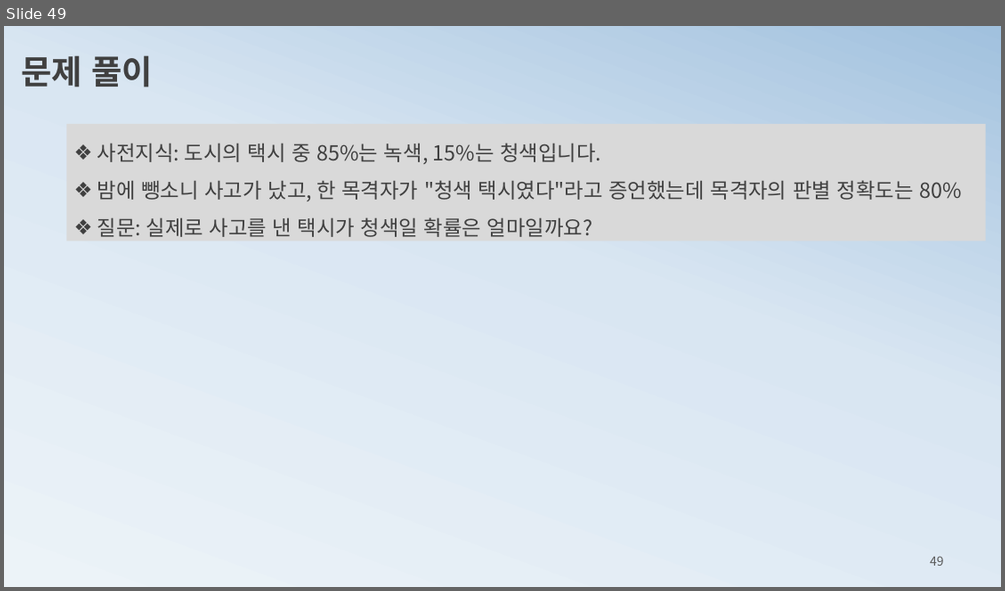
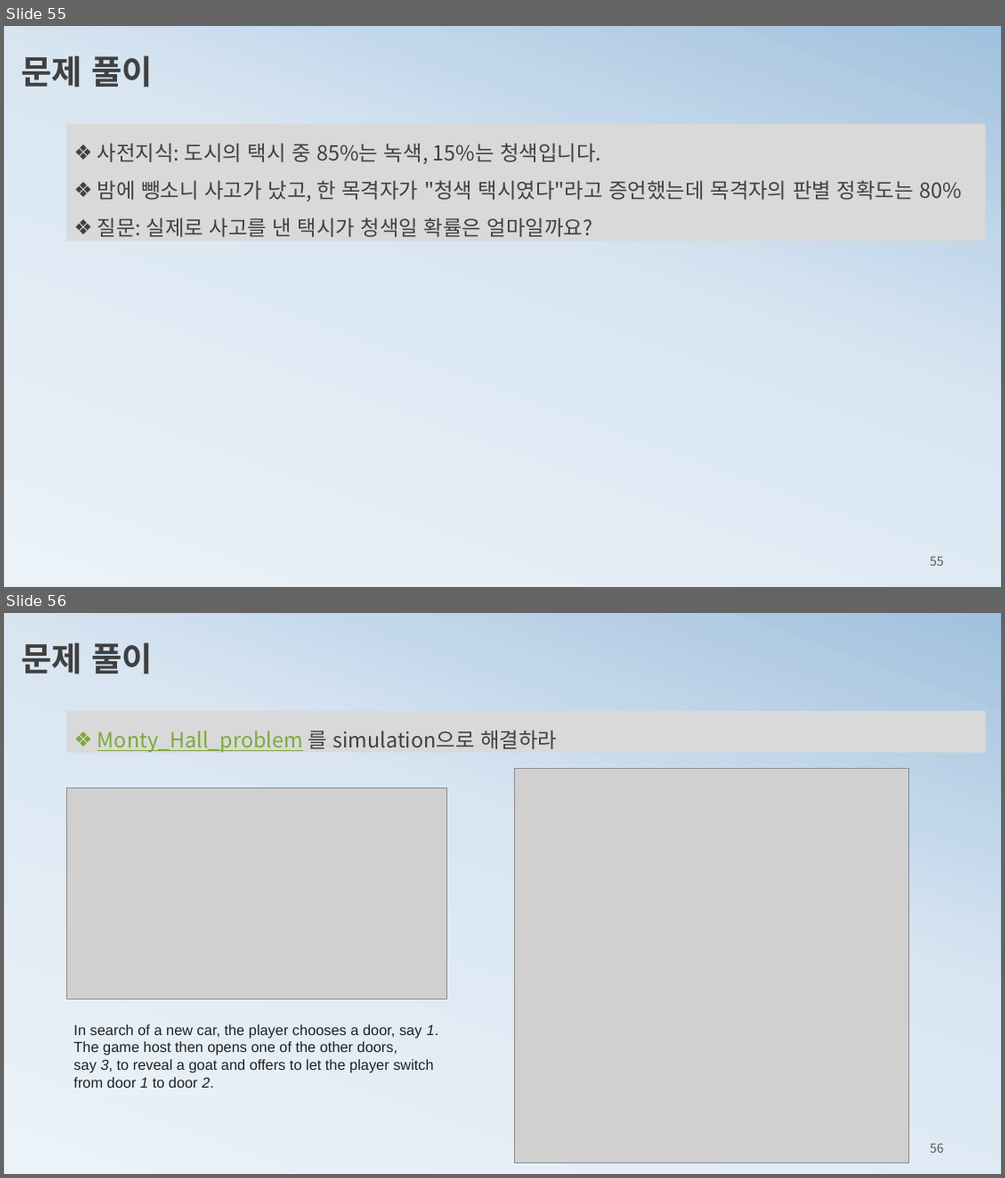
Before and after one commit to ancestor9/mathematics-for-machine-learning, a slide deck: 2_probability theory for machine learning.pptx. Shown one above the other, each under a label of ours: slide 49 before the commit, slides 55 and 56 after it. The pictures are 1005x591 and 1005x1178 pixels, drawn with LibreOffice and Linux fonts; fonts in the diff are those of the drawing; grey boxes stand for pictures. Boxes give left, top, right and bottom in pixels: in the first picture for what was removed or moved away, otherwise in the second. Text is boxed around its words. In the diff, an @@ line names an element or a change of style, - is before the commit and + after.

```diff
--- a/2_probability theory for machine learning.pptx
+++ b/2_probability theory for machine learning.pptx
@@ slide 56 added at (x1=4, y1=613, x2=1001, y2=1174), background gradient #ECF3F8 to #D9E6F2 to #A1C1DE @@
@@ text added at (x1=21, y1=642, x2=153, y2=674), 32 pt, text #404040, bold @@
+문제 풀이
@@ rectangle added at (x1=67, y1=711, x2=985, y2=753), fill #D9D9D9, 20 pt, text #7EA939, underline @@
+❖ Monty_Hall_problem 를 simulation으로 해결하라
@@ picture added at (x1=514, y1=768, x2=909, y2=1163) @@
@@ picture added at (x1=67, y1=788, x2=447, y2=999) @@
@@ text added at (x1=73, y1=1024, x2=439, y2=1087), 14 pt, text #202122 @@
+In search of a new car, the player chooses a door, say 1. The game host then opens one of the other doors, say 3, to reveal a goat and offers to let the player switch from door 1 to door 2.
@@ page number added at (x1=930, y1=1143, x2=944, y2=1152), 12 pt, text #595959 @@
+56
@@ what was slide 49 is now slide 55 @@
@@ page number at (x1=930, y1=556, x2=944, y2=565): text changed @@
-49
+55
```
Also in this commit, not shown: 4 slides changed, 9 other slides added, 2 slides removed.
